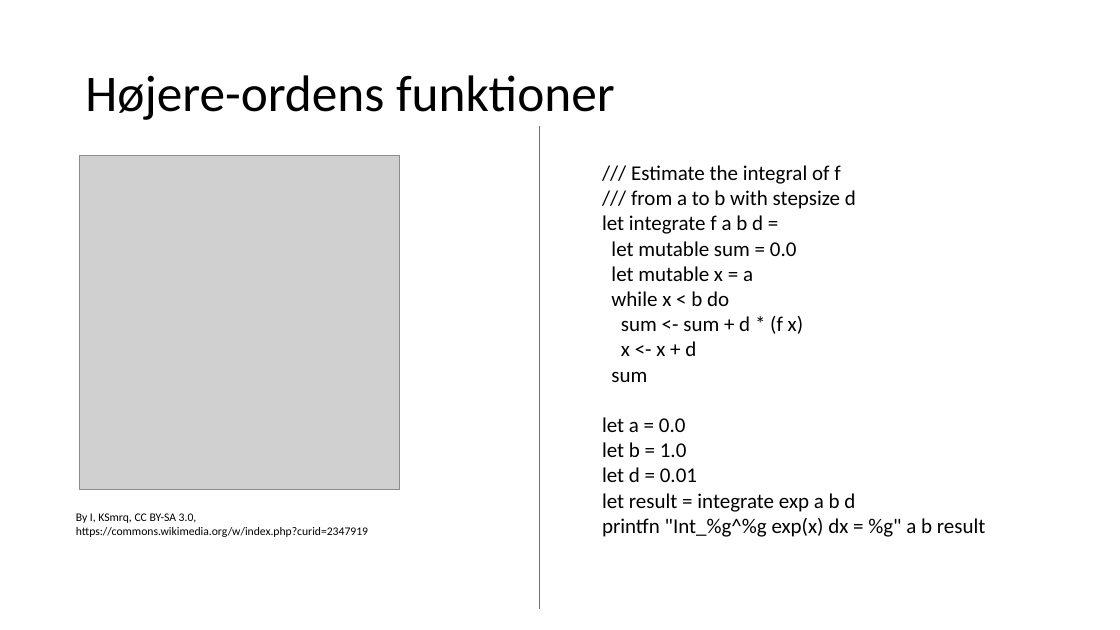
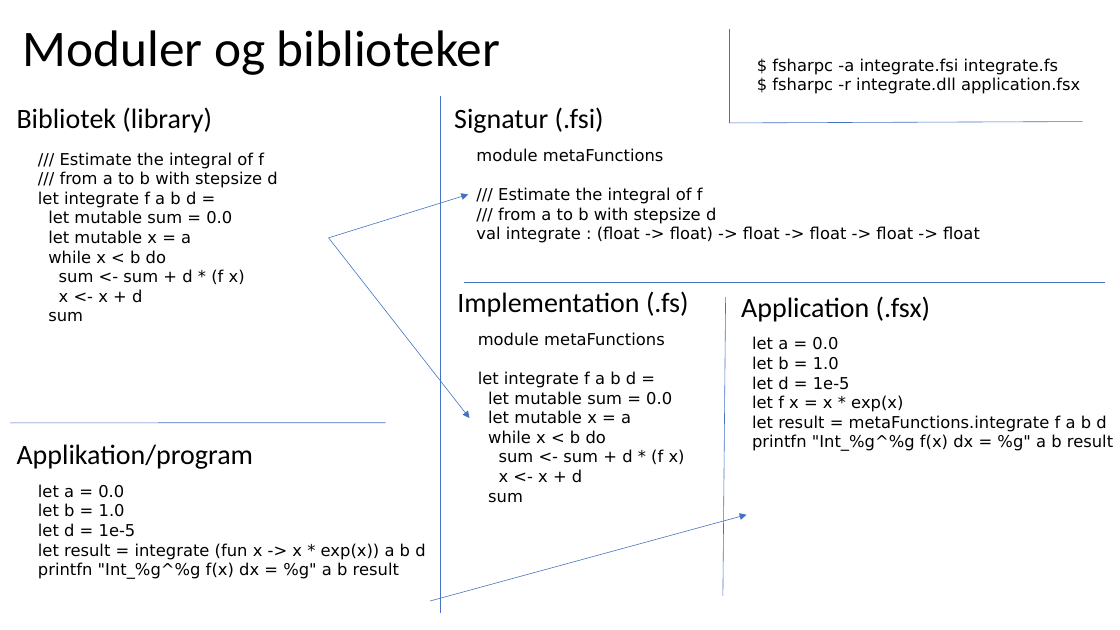
Before and after one commit to fisterloegsovs/pop22, a slide deck: slide 3 of lectures/4.2ModulesNTests/lecture.pptx. Drawn at 1120x630 pixels with LibreOffice and Linux fonts; fonts in the diff are those of the drawing; grey boxes stand for pictures. Boxes give left, top, right and bottom in pixels: in the first picture for what was removed or moved away, otherwise in the second. Text is boxed around its words. In the diff, an @@ line names an element or a change of style, - is before the commit and + after.

```diff
--- a/lectures/4.2ModulesNTests/lecture.pptx
+++ b/lectures/4.2ModulesNTests/lecture.pptx
@@ line added from (729, 124) to (729, 29), #4472C4 0.5 pt @@
@@ title at bbox=[22, 30, 500, 75]: text changed @@
-Højere-ordens funktioner
+Moduler og biblioteker
@@ text added at bbox=[772, 58, 1080, 94], 14 pt, text #000000 @@
+$ fsharpc -a integrate.fsi integrate.fs
+$ fsharpc -r integrate.dll application.fsx
@@ text added at bbox=[17, 107, 212, 133], 24 pt, text #000000 @@
+Bibliotek (library)
@@ line moved from (539, 126) - (539, 609) to (440, 97) - (440, 613) @@
@@ text added at bbox=[454, 107, 604, 133], 24 pt, text #000000 @@
+Signatur (.fsi)
@@ text "/// Estimate the integral of ...": place and size @@
-text "/// Estimate the integral of ..." at bbox=[602, 165, 986, 537]
+text "/// Estimate the integral of ..." at bbox=[38, 152, 277, 322]
@@ text "/// Estimate the integral of ..." at bbox=[38, 152, 277, 322]: size 18 to 14 pt, font Calibri to DejaVu Sans @@
@@ text added at bbox=[476, 148, 980, 243], 14 pt, text #000000 @@
+module metaFunctions
+/// Estimate the integral of f
+/// from a to b with stepsize d
+val integrate : (float -> float) -> float -> float -> float -> float
@@ line added from (729, 123) to (1083, 122), #4472C4 0.5 pt @@
@@ picture removed at bbox=[80, 155, 400, 490] @@
@@ arrow added from (329, 238) to (468, 194), #4472C4 0.5 pt @@
@@ arrow added from (329, 238) to (470, 418), #4472C4 0.5 pt @@
@@ text added at bbox=[457, 291, 689, 317], 24 pt, text #000000 @@
+Implementation (.fs)
@@ line added from (464, 282) to (714, 282), #4472C4 0.5 pt @@
@@ line added from (714, 282) to (1105, 282), #4472C4 0.5 pt @@
@@ line added from (723, 596) to (726, 297), #4472C4 0.5 pt @@
@@ text added at bbox=[741, 296, 930, 322], 24 pt, text #000000 @@
+Application (.fsx)
@@ text added at bbox=[478, 332, 685, 503], 14 pt, text #000000 @@
+module metaFunctions
+let integrate f a b d =
+let mutable sum = 0.0
+let mutable x = a
+while x < b do
+sum <- sum + d * (f x)
+x <- x + d
+sum
@@ text added at bbox=[752, 336, 1113, 451], 14 pt, text #000000 @@
+let a = 0.0
+let b = 1.0
+let d = 1e-5
+let f x = x * exp(x)
+let result = metaFunctions.integrate f a b d
+printfn "Int_%g^%g f(x) dx = %g" a b result
@@ text at bbox=[602, 417, 986, 537]: paragraphs removed @@
-let a = 0.0
-let b = 1.0
-let d = 0.01
-let result = integrate exp a b d
-printfn "Int_%g^%g exp(x) dx = %g" a b result
@@ line added from (10, 423) to (386, 423), #4472C4 0.5 pt @@
@@ text added at bbox=[17, 444, 254, 469], 24 pt, text #000000 @@
+Applikation/program
@@ text added at bbox=[38, 484, 425, 579], 14 pt, text #000000 @@
+let a = 0.0
+let b = 1.0
+let d = 1e-5
+let result = integrate (fun x -> x * exp(x)) a b d
+printfn "Int_%g^%g f(x) dx = %g" a b result
@@ text removed at bbox=[76, 513, 368, 537] @@
-By I, KSmrq, CC BY-SA 3.0,
-https://commons.wikimedia.org/w/index.php?curid=2347919
@@ arrow added from (430, 601) to (747, 515), #4472C4 0.5 pt @@
```
Also in this commit, not shown: 1 other slide changed, 6 slides added, 17 other files.
